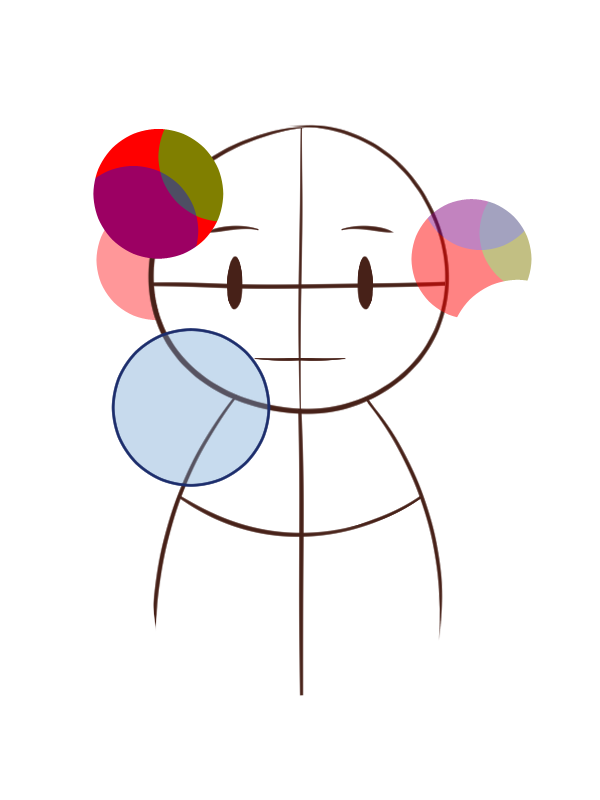
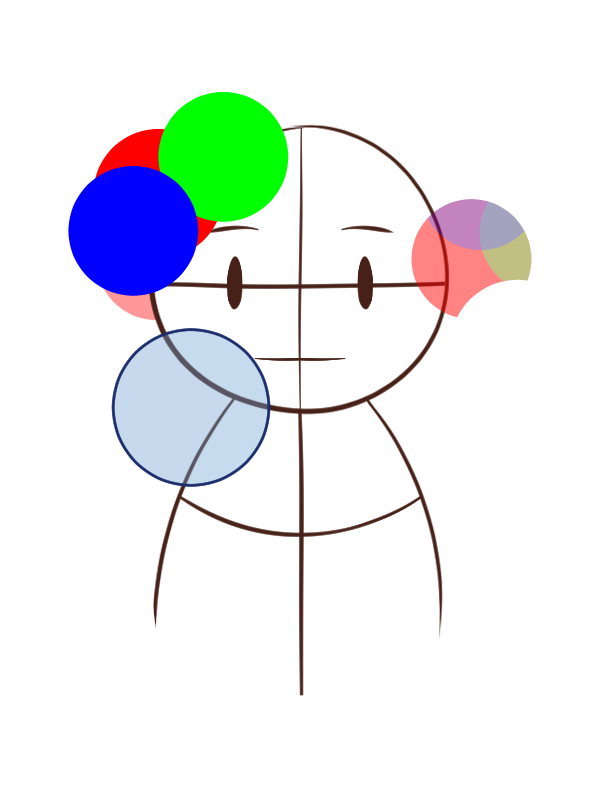
Revision of a layered 600x800 image; what changed, layer by layer:
"opaqueCircleB": opacity 39% → 100% over [68, 165, 199, 296]
"opaqueCircleG": opacity 50% → 100% over [158, 91, 289, 222]
